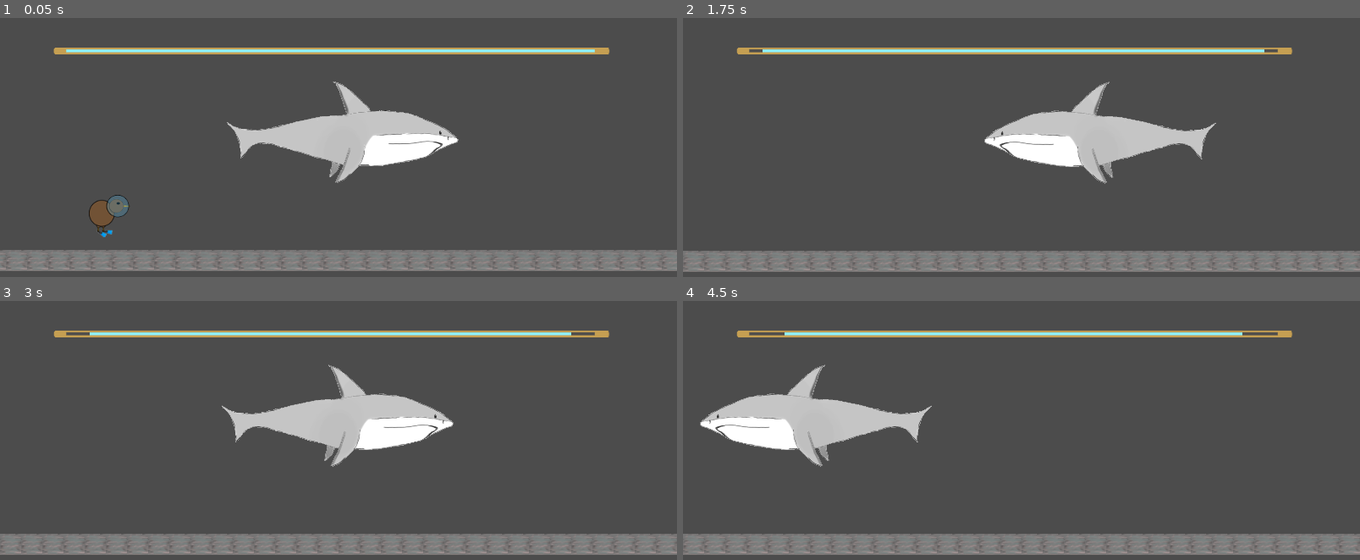
Above: before the commit, frames 1-4 (two rows, left to right).
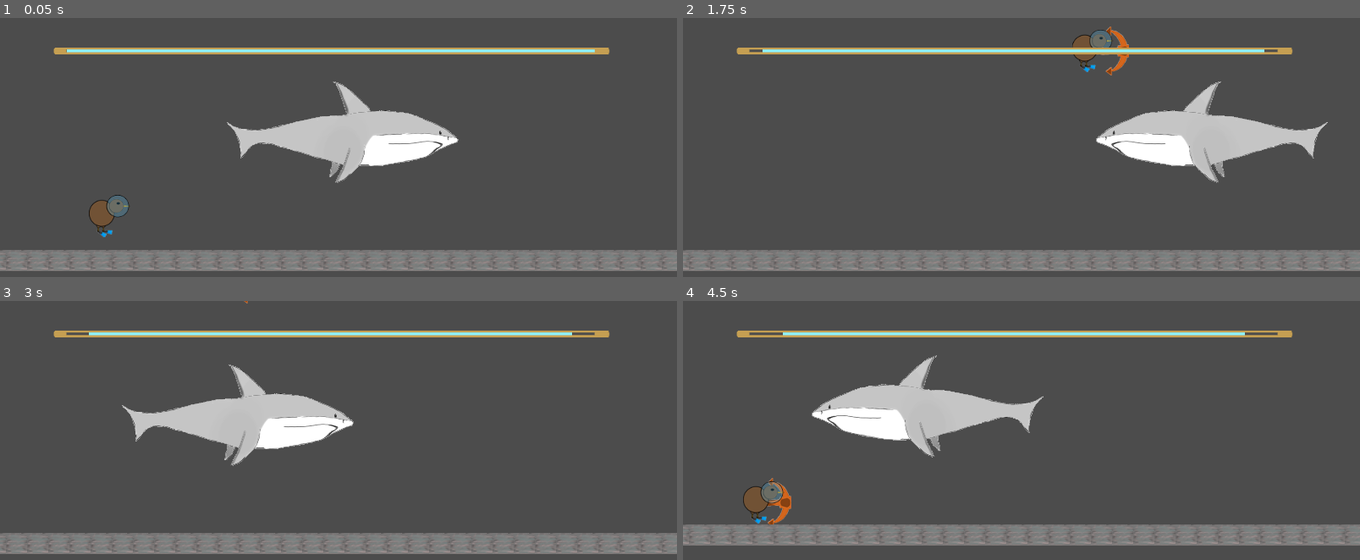
Above: after the commit, the same moments.

Repository: Cpt-Barbosa/CodeGameJam2022
Game: Godot game, scene res://scenes/Game.tscn
Two runs of this game, one before a commit and one after it. Both use one fixed random seed, a clock stepped at 60 frames per second and the inputs below.
Inputs:
- Up to frame 1 (0.05 s): no input
- Up to frame 2 (1.75 s): hold D (move_right) from 0.53 s (still down); tap J (attack) at 0.6, 1.35 s; tap Space (jump) at 0.77, 1.52 s
- Up to frame 3 (3 s): release D (move_right) at 2.03 s; hold Q (move_left) from 2.03 s (still down); tap J (attack) at 2.1, 2.85 s
- Up to frame 4 (4.5 s): tap Space (jump) at 3.02, 3.77 s; tap J (attack) at 3.6, 4.35 s; release Q (move_left) at 4.28 s; hold D (move_right) from 4.28 s (still down)

The runs differ from the first frame. In frame 1, less than 0.1% of the frame differs, in the area x 9-10%, y 12-14%; in frame 2, 9.9%; in frame 3, 8.9%; in frame 4, 17%, in the area x 0-100%, y 12-99%.

Commit message:
Ajout bulle air avec le drop du requin

Diff:
--- /dev/null
+++ b/scenes/BulleAir.tscn
@@ -0,0 +1,20 @@
+[gd_scene load_steps=4 format=2]
+
+[ext_resource path="res://scripts/BulleAir.gd" type="Script" id=1]
+[ext_resource path="res://sprite/bonus/bulle.png" type="Texture" id=2]
+
+[sub_resource type="CircleShape2D" id=15]
+radius = 23.1948
+
+[node name="BulleAir" type="StaticBody2D"]
+position = Vector2( 319, 307 )
+script = ExtResource( 1 )
+
+[node name="Bulle" type="Sprite" parent="."]
+position = Vector2( 1, 0 )
+scale = Vector2( 0.0576241, 0.0536134 )
+texture = ExtResource( 2 )
+
+[node name="CollisionShape2D" type="CollisionShape2D" parent="."]
+position = Vector2( 1, 0 )
+shape = SubResource( 15 )
--- /dev/null
+++ b/scripts/BulleAir.gd
@@ -0,0 +1,10 @@
+extends Node2D
+
+func _notification(what):
+	if what == 0:
+		self.get_parent().get_node("barreOxy").AddAir(25)
+		queue_free()
+
+func _get(property):
+	if property == "BulleAir":
+		return "BulleAir"
--- a/scripts/Joueur.gd
+++ b/scripts/Joueur.gd
@@ -37,6 +37,10 @@
 		#print("I collided with ", collision.collider.name)
 	if collision && collision.collider.name == "requin":
 		collision.collider.notification(0)
+		collision.collider.mourir()
+	if collision && collision.collider.get("BulleAir") == "BulleAir":
+		collision.collider.notification(0)
+		#print("I collided with ", collision.collider.name)
 
 func get_gravity() -> float:
 	return jump_gravity if velocity.y < 0.0 else fall_gravity
@@ -68,6 +72,7 @@
 func die():
 	state_machine.travel("mort")
 	set_physics_process(false)
+
 func _notification(what):
 	if what == 0:
-		queue_free()
+		pass
--- a/scripts/barreOxy.gd
+++ b/scripts/barreOxy.gd
@@ -1,21 +1,24 @@
 extends CanvasLayer
 
+var valeurActu = self.transform.x
 var TailleMax = self.transform.x
-var temps = 0
 var Est_Vide = false
-export var delay = 0.05
+export var perte = 0.05
 
 func _physics_process(delta):
-	self.get_child(0).transform.x = TailleMax - (temps* TailleMax / 100)
+	valeurActu -= (perte* valeurActu / 100)
+	self.get_child(0).transform.x = valeurActu
 
-	if self.get_child(0).transform.x.x > 0:
-		temps += delay
-	else:
+	if self.get_child(0).transform.x.x <= 0:
 		BarreVide()
-	#print(str(self.transform.x))
 
 func BarreVide():
 	Est_Vide = true
 
 func GetBarreVide():
 	return Est_Vide
+
+func AddAir(valeur):
+	valeurActu += (valeur * TailleMax / 100)
+	if valeurActu > TailleMax:
+		valeurActu = TailleMax
--- a/scripts/requin.gd
+++ b/scripts/requin.gd
@@ -26,3 +26,11 @@
 		$AnimatedSprite.flip_h = false
 	elif $AnimatedSprite.flip_h == false :
 		$AnimatedSprite.flip_h = true
+
+func mourir():
+	var posx = self.position.x
+	var posy = self.position.y
+	var ressource = load("scenes/BulleAir.tscn").instance()
+	ressource.transform = Transform2D(0, Vector2(posx,posy))
+
+	get_tree().get_root().get_child(0).add_child(ressource)
